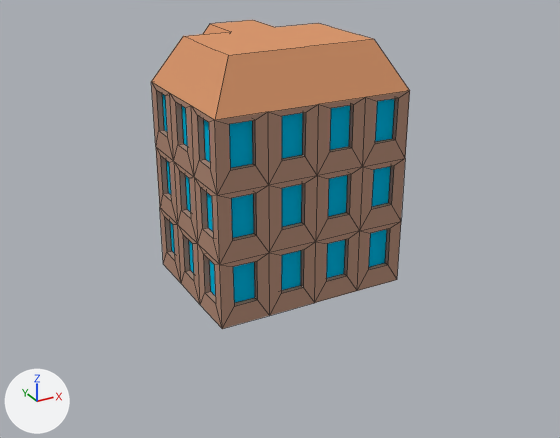
A saved change to the Blender file Assets/Blender/town_house1.blend.
Rendered twice from a 50 mm camera at (-1.72, -3.38, 1.9) aimed at (0.04, -0.17, 0.3). The lights are fixed; the arrows at lower left show +X, +Y and +Z. Mesh edges are drawn as thin lines.
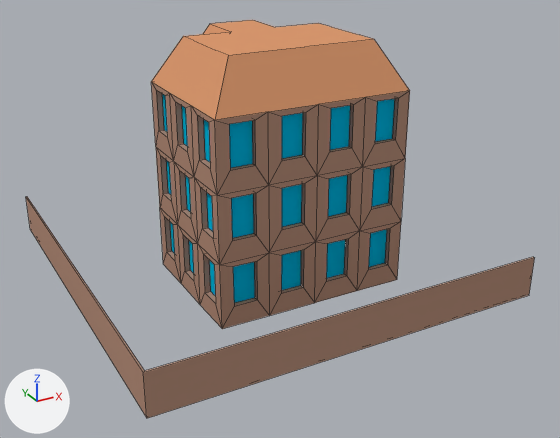
What changed in the scene script:
```text
Add mat_brick_002:
    mat_brick_002 = diffuse_material('Brick.002')
    mat_brick_002.base_color = (0.46, 0.269, 0.194)  # beige #b58e7a
Add me_cube_002:
    me_cube_002.from_pydata([(-1.0, 1.0, -1.0), (1.0, -0.99, -0.79), (-0.99, 1.0, -1.0), (1.0, -0.99, -1.0), (-1.0, -1.0, -1.0), (-0.99, -0.99, -0.79), (1.0, -1.0, -1.0), (-0.99, 1.0, -0.79), (-1.0, 1.0, -0.79), (-0.99, -0.99, -1.0), (1.0, -1.0, -0.79), (-1.0, -1.0, -0.79)], [], [(0, 8, 7, 2), (8, 11, 5, 7), (6, 4, 9, 3), (11, 10, 1, 5), (10, 6, 3, 1), (4, 0, 2, 9), (4, 11, 8, 0), (6, 10, 11, 4), (3, 9, 5, 1), (9, 2, 7, 5)])
    me_cube_002.materials.append(mat_brick_002)  # beige #b58e7a
Add ob_boundarywall:
    ob_boundarywall = bpy.data.objects.new('BoundaryWall', me_cube_002)
    ob_boundarywall.location = (0.0, 0.0, 1.0)
```

Location of each change, (x1, y1, x2, y2) in pixels of the pictures (560 x 438 px):
'BoundaryWall', added: after (26, 197, 534, 418)
